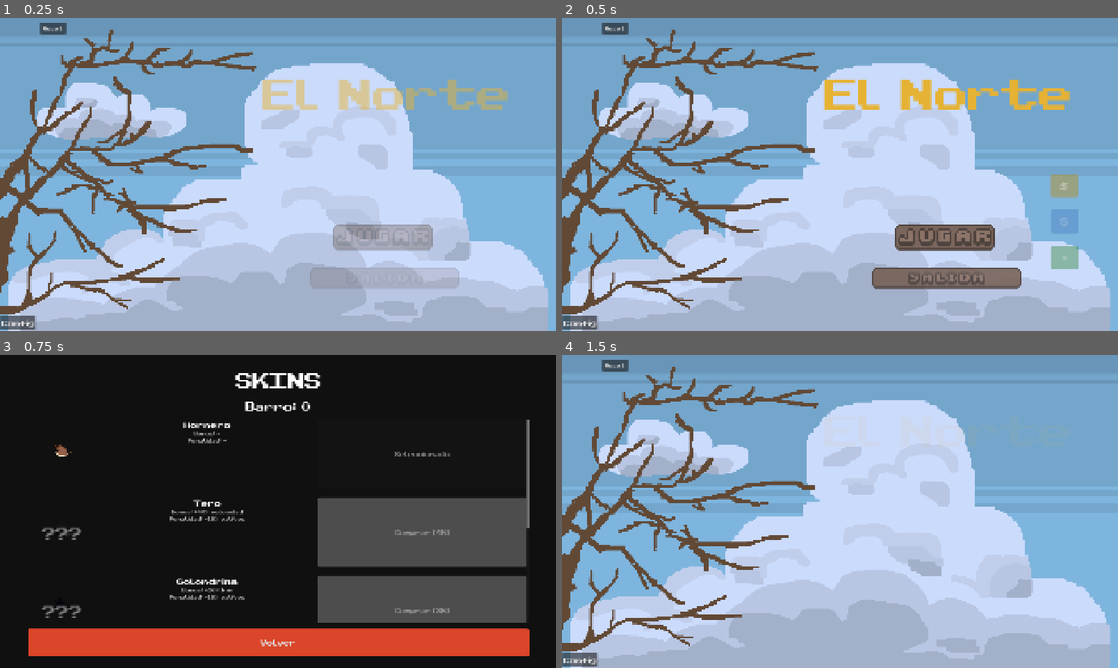
Above: before the commit, frames 1-4 (two rows, left to right).
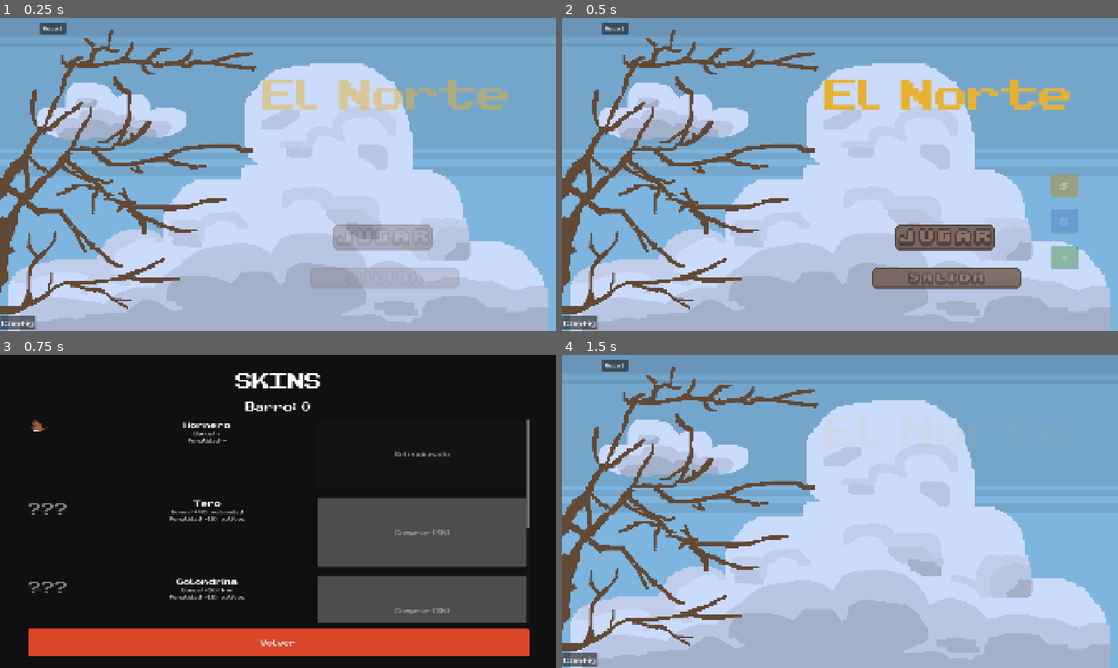
Above: after the commit, the same moments.

Repository: TomasMoreno21/El-Norte
Game: Godot game, scene res://scenes/menu/menu.tscn
Two runs of this game, one before a commit and one after it. Both use one fixed random seed, a clock stepped at 60 frames per second and the inputs below.
Inputs:
- Up to frame 1 (0.25 s): no input
- Up to frame 2 (0.5 s): no input
- Up to frame 3 (0.75 s): click "S" at 0.5 s
- Up to frame 4 (1.5 s): click "Volver" at 1.25 s

Frames 1-2 are identical in both runs. In frame 3, 0.6% of the frame differs, in the area x 5-15%, y 20-84%; in frame 4, nothing differs.

Commit message:
feat: sprite mas grande con anchors PRESET_FULL_RECT

Diff:
--- a/scenes/skins/skins.gd
+++ b/scenes/skins/skins.gd
@@ -50,7 +50,7 @@
 func _make_bird_display(bird_id: String, owned: bool) -> Control:
 	var tex: Texture2D = BIRD_SPRITES.get(bird_id) as Texture2D
 	if tex != null:
-		var container := CenterContainer.new()
+		var container := Control.new()
 		container.custom_minimum_size = Vector2(240, 0)
 		container.size_flags_vertical = 3
 		container.mouse_filter = 2
@@ -58,6 +58,7 @@
 		tr.texture = tex
 		tr.stretch_mode = TextureRect.STRETCH_KEEP_ASPECT_CENTERED
 		tr.mouse_filter = 2
+		tr.anchors_preset = Control.PRESET_FULL_RECT
 		container.add_child(tr)
 		if not owned:
 			tr.modulate = Color(0.15, 0.15, 0.15, 1.0)
@@ -68,6 +69,7 @@
 			qmark.vertical_alignment = VERTICAL_ALIGNMENT_CENTER
 			qmark.modulate = Color(0.5, 0.5, 0.5)
 			qmark.mouse_filter = 2
+			qmark.anchors_preset = Control.PRESET_FULL_RECT
 			container.add_child(qmark)
 		return container
 	else:
